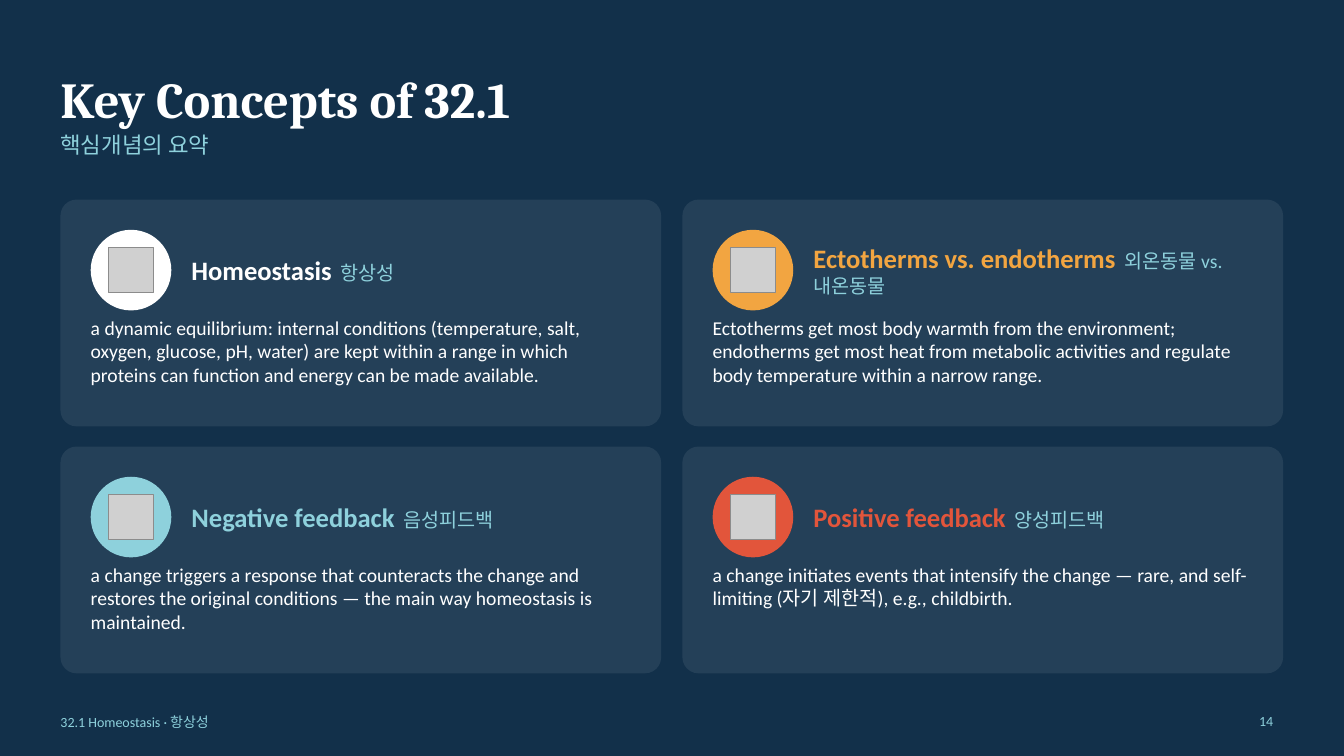
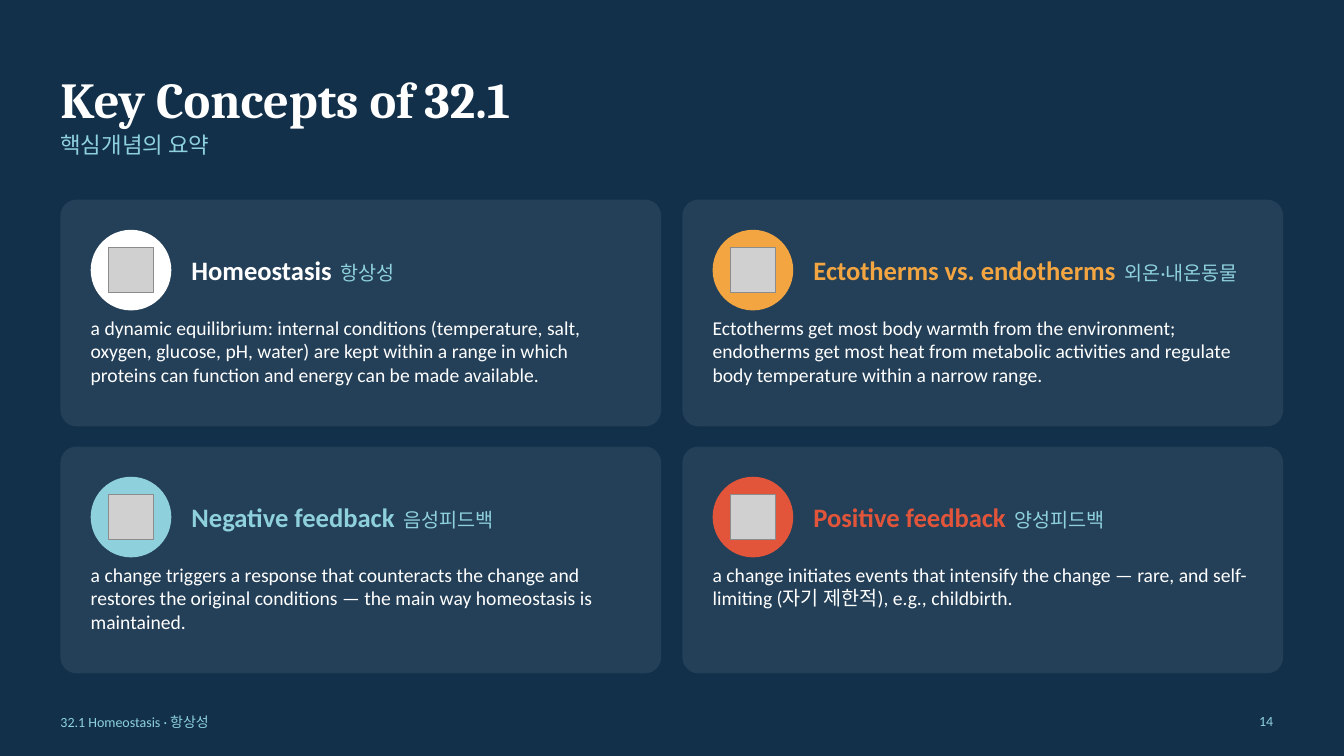
Before and after one commit to coula0908/biology, a slide deck: slide 14 of 32.1_homeostasis/32.1_Homeostasis_short.pptx. Drawn at 1344x756 pixels with LibreOffice and Linux fonts; fonts in the diff are those of the drawing; grey boxes stand for pictures. Boxes give left, top, right and bottom in pixels: in the first picture for what was removed or moved away, otherwise in the second. Text is boxed around its words. In the diff, an @@ line names an element or a change of style, - is before the commit and + after.

```diff
--- a/32.1_homeostasis/32.1_Homeostasis_short.pptx
+++ b/32.1_homeostasis/32.1_Homeostasis_short.pptx
@@ text at box(813, 261, 1237, 282): text changed @@
-Ectotherms vs. endotherms 외온동물 vs. 내온동물
+Ectotherms vs. endotherms 외온·내온동물
```
Also in this commit, not shown: 2 other slides changed, 8 other files.
